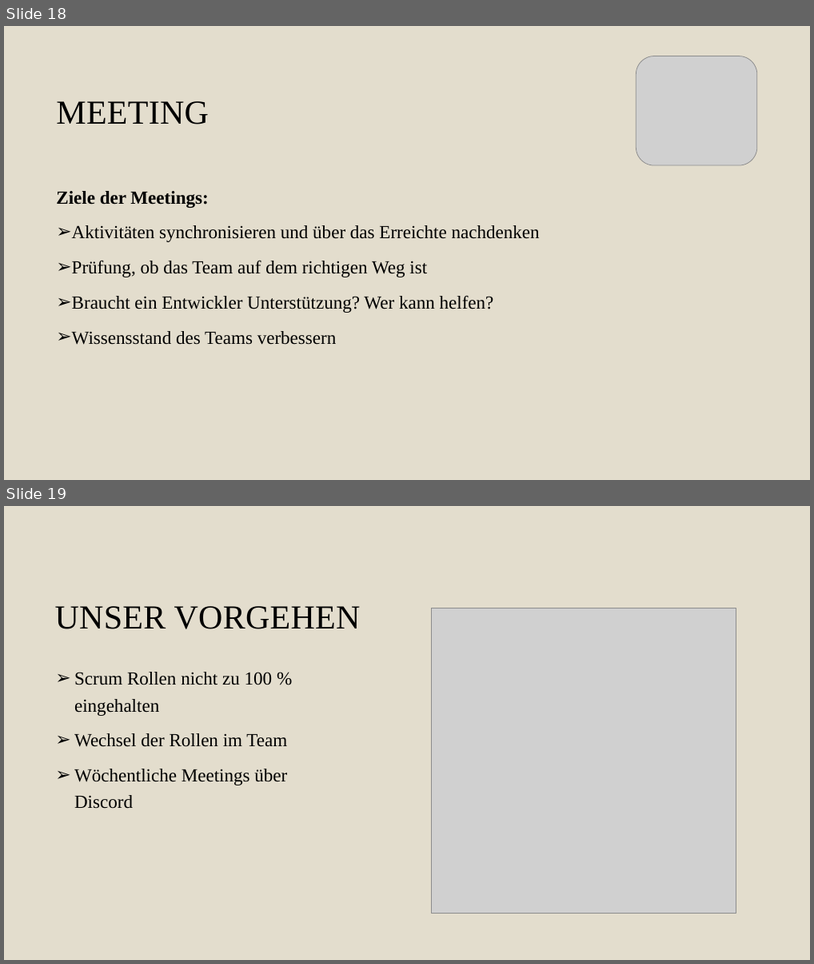
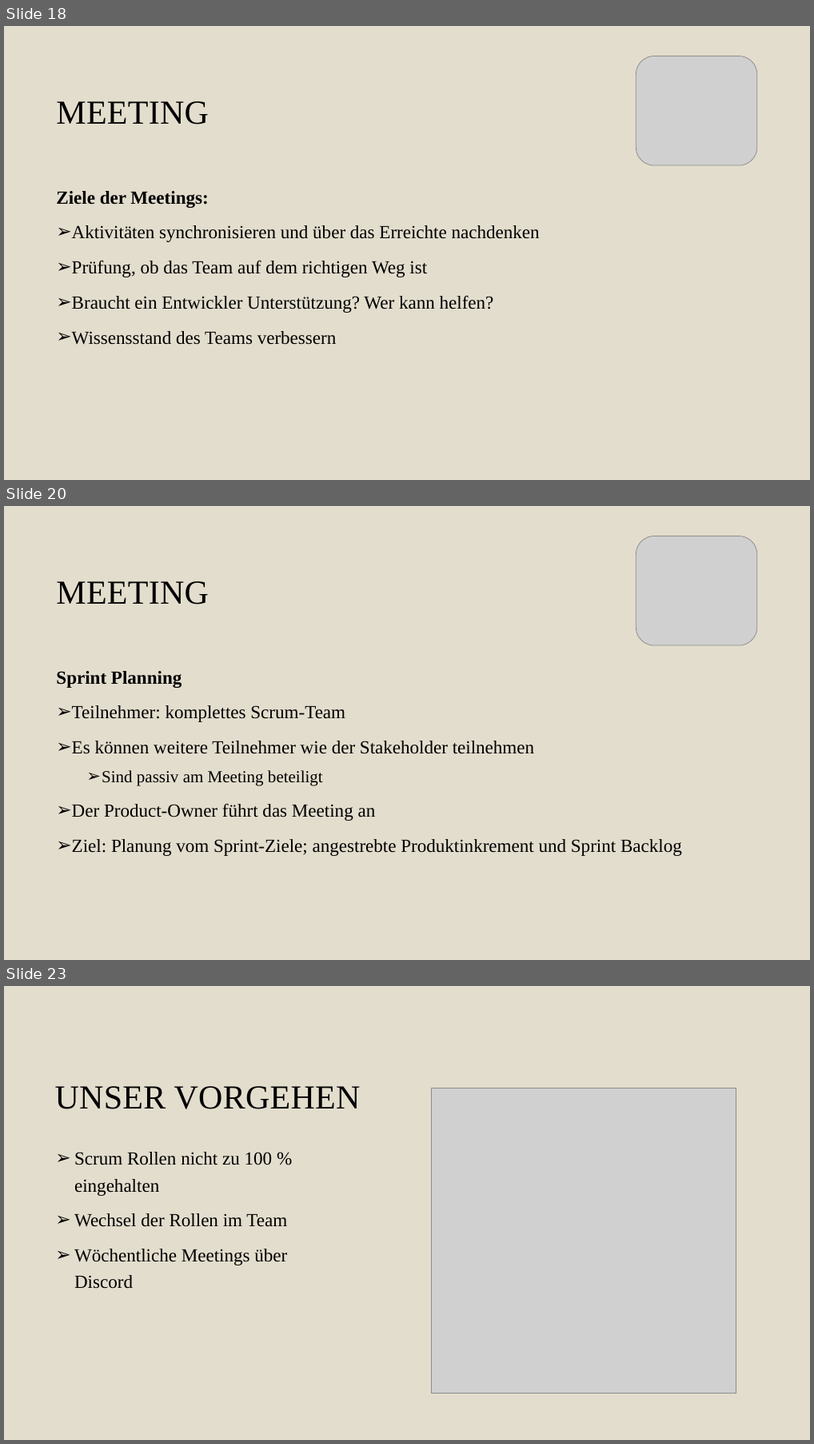
Before and after one commit to DaM1eN02/product-navigator-fallstudie, a slide deck: Präsentation Projektmanagement.pptx. Shown one above the other, each under a label of ours: slides 18 and 19 before the commit, slides 18, 20 and 23 after it; the slides between them are not shown. The pictures are 814x964 and 814x1444 pixels, drawn with LibreOffice and Linux fonts; fonts in the diff are those of the drawing; grey boxes stand for pictures. Boxes give left, top, right and bottom in pixels: in the first picture for what was removed or moved away, otherwise in the second. Text is boxed around its words. In the diff, an @@ line names an element or a change of style, - is before the commit and + after.

```diff
--- a/Präsentation Projektmanagement.pptx
+++ b/Präsentation Projektmanagement.pptx
@@ slide 20 added at box(4, 506, 810, 960), background #C9BC9C at 50% opacity @@
@@ picture added at box(636, 536, 757, 646) @@
@@ title added at box(56, 581, 208, 604), 40 pt, text #000000 @@
+MEETING
@@ text added at box(56, 671, 682, 856), 22 pt, text #000000 @@
+Sprint Planning
+➢ Teilnehmer: komplettes Scrum-Team
+➢ Es können weitere Teilnehmer wie der Stakeholder teilnehmen
+  ➢ Sind passiv am Meeting beteiligt
+➢ Der Product-Owner führt das Meeting an
+➢ Ziel: Planung vom Sprint-Ziele; angestrebte Produktinkrement und Sprint Backlog
@@ what was slide 19 is now slide 23 @@
```
Also in this commit, not shown: 3 other slides added.
